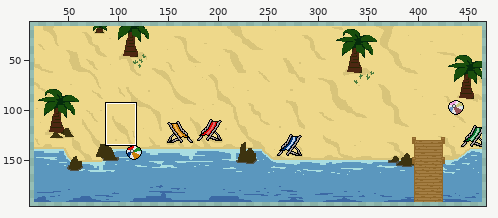
Two states of a sprite sheet, game/public/maps/almeria.png. The first picture is a wide view before the edit; the outline marks the close-up.
Close-up. First the earlier version:
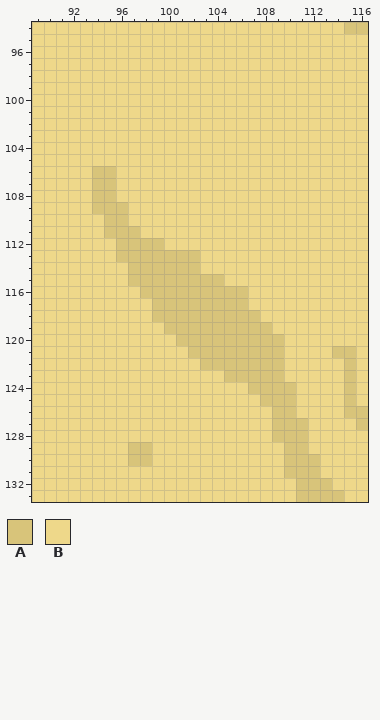
The file is 480x208 pixels. Colours within 5 levels of each other are drawn and written as one. Shown: x 89..116, y 94..133. The wide view leaves out empty margins. The commit also changed other parts of the picture, which this record leaves out.
Palette (. is transparent): A #d8c47a  B #eed88a
Pixels before, first column x 89:
 94 BBBBBBBBBBBBBBBBBBBBBBBBBBAA
 95 BBBBBBBBBBBBBBBBBBBBBBBBBBBB
 96 BBBBBBBBBBBBBBBBBBBBBBBBBBBB
 97 BBBBBBBBBBBBBBBBBBBBBBBBBBBB
 98 BBBBBBBBBBBBBBBBBBBBBBBBBBBB
 99 BBBBBBBBBBBBBBBBBBBBBBBBBBBB
100 BBBBBBBBBBBBBBBBBBBBBBBBBBBB
101 BBBBBBBBBBBBBBBBBBBBBBBBBBBB
102 BBBBBBBBBBBBBBBBBBBBBBBBBBBB
103 BBBBBBBBBBBBBBBBBBBBBBBBBBBB
104 BBBBBBBBBBBBBBBBBBBBBBBBBBBB
105 BBBBBBBBBBBBBBBBBBBBBBBBBBBB
106 BBBBBAABBBBBBBBBBBBBBBBBBBBB
107 BBBBBAABBBBBBBBBBBBBBBBBBBBB
108 BBBBBAABBBBBBBBBBBBBBBBBBBBB
109 BBBBBAAABBBBBBBBBBBBBBBBBBBB
110 BBBBBBAABBBBBBBBBBBBBBBBBBBB
111 BBBBBBAAABBBBBBBBBBBBBBBBBBB
112 BBBBBBBAAAABBBBBBBBBBBBBBBBB
113 BBBBBBBAAAAAAABBBBBBBBBBBBBB
114 BBBBBBBBAAAAAABBBBBBBBBBBBBB
115 BBBBBBBBAAAAAAAABBBBBBBBBBBB
116 BBBBBBBBBAAAAAAAAABBBBBBBBBB
117 BBBBBBBBBBAAAAAAAABBBBBBBBBB
118 BBBBBBBBBBAAAAAAAAABBBBBBBBB
119 BBBBBBBBBBBAAAAAAAAABBBBBBBB
120 BBBBBBBBBBBBAAAAAAAAABBBBBBB
121 BBBBBBBBBBBBBAAAAAAAABBBBAAB
122 BBBBBBBBBBBBBBAAAAAAABBBBBAB
123 BBBBBBBBBBBBBBBBAAAAABBBBBAB
124 BBBBBBBBBBBBBBBBBBAAAABBBBAB
125 BBBBBBBBBBBBBBBBBBBAAABBBBAB
126 BBBBBBBBBBBBBBBBBBBBAABBBBAA
127 BBBBBBBBBBBBBBBBBBBBAAABBBBA
128 BBBBBBBBBBBBBBBBBBBBAAABBBBB
129 BBBBBBBBAABBBBBBBBBBBAABBBBB
130 BBBBBBBBAABBBBBBBBBBBAAABBBB
131 BBBBBBBBBBBBBBBBBBBBBAAABBBB
132 BBBBBBBBBBBBBBBBBBBBBBAAABBB
133 BBBBBBBBBBBBBBBBBBBBBBAAAABB
After the commit:
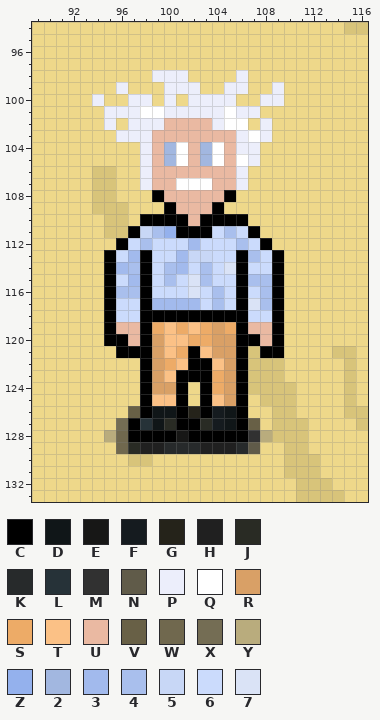
Colours new in this view: C #000000  D #101618  E #171716  F #151b1f  G #25231a  H #202020  J #292b24  K #272a2b  L #263238  M #313131  N #605b49  P #eceefb  Q #ffffff  R #d9a066  S #edab67  T #fbc186  U #eab9a2  V #686046  W #70684e  X #746d54  Y #b9ac7d  Z #94b1ed  2 #a2b7e0  3 #a2baed  4 #a9bfed  5 #c8d7f6  6 #cbdbfc  7 #dae3f6
Changes in this commit:
y 98: x 99..101 BBB -> PPP; x 106 B -> P
y 99: x 96 B -> P; x 100..102 BBB -> PPP; x 105..106 BB -> PP; x 109 B -> P
y 100: x 94 B -> P; x 97..98 BB -> PP; x 100 B -> P; x 102..105 BBBB -> PPPP; x 108..109 BB -> PP
y 101: x 95..107 BBBBBBBBBBBBB -> PPPQQPPPPPQPP
y 102: x 95 B -> P; x 97..106 BBBBBBBBBB -> PPPUUUUPQQ; x 108 B -> P
y 103: x 96..108 BBBBBBBBBBBBB -> PPPUUUUUUUPQP
y 104: x 98..107 BBBBBBBBBB -> PU2QU2QUPP
y 105: x 98..107 BBBBBBBBBB -> PU2QU2QUQP
y 106: x 98..106 BBBBBBBBB -> PUUUUUUUP
y 107: x 98..106 BBBBBBBBB -> PUUQQQUUP
y 108: x 99..105 BBBBBBB -> CUUUUUC
y 109: x 100..104 BBBBB -> CUUUC
y 110: x 98..106 BBBBBBBBB -> CCCCUCCCC
y 111: x 97..107 ABBBBBBBBBB -> C54ZCCC646C
y 112: x 96..108 AAAABBBBBBBBB -> C64666366646C
y 113: x 95..109 BAAAAAAABBBBBBB -> C63C6635566C46C
y 114: x 95..109 BBAAAAAABBBBBBB -> C34C6436467C66C
y 115: x 95..109 BBAAAAAAAABBBBB -> C63C6467466C44C
y 116: x 95..109 BBBAAAAAAAAABBB -> C44C6667646C64C
y 117: x 95..109 BBBBAAAAAAAABBB -> C66C3333646C74C
y 118: x 95..109 BBBBAAAAAAAAABB -> C66CCCCCCCCC66C
y 119: x 95..109 BBBBBAAAAAAAAAB -> CUUCSTSTSRSCUUC
y 120: x 95..109 BBBBBBAAAAAAAAA -> CCUCRTTSSRRCCUC
y 121: x 96..106 BBBBBBAAAAA -> CCCRTSCTRRC; x 108..109 AA -> CC
y 122: x 98..106 BBBBBAAAA -> CRSTCCTRC
y 123: x 98..106 BBBBBBBAA -> CRTCCCSRC
y 124: x 98..101 BBBB -> CRRC; x 103..106 BBBB -> CSRC
y 125: x 98..101 BBBB -> CTTC; x 103..106 BBBB -> CTRC
y 126: x 97..106 BBBBBBBBBB -> VCDDCGCFDC
y 127: x 96..107 BBBBBBBBBBBB -> XCLDJCCJFDCV
y 128: x 95..108 BBBBBBBBBBBBBB -> YWCCCCECCCCCMY
y 129: x 96..107 BAABBBBBBBBB -> WJHHKKKHHHKN
Boxes around the changes in both close-ups, in picture pixels (x1, y1, x2, y2):
changed: (92, 70, 284, 454)
